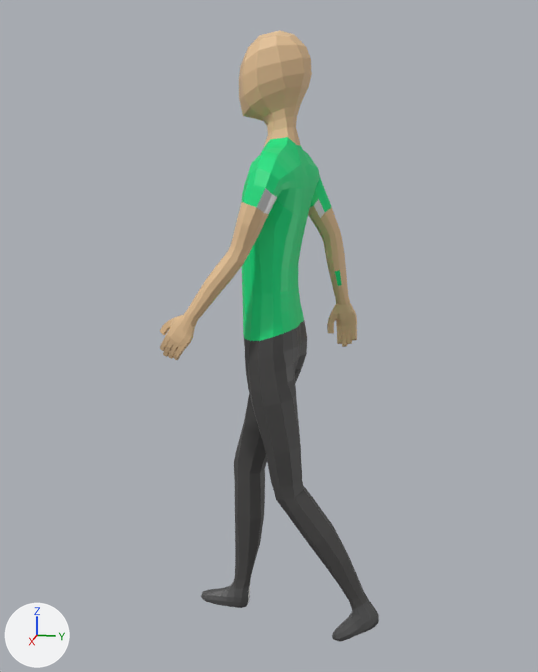
The glTF model Vue/public/Man_1.glb, before and after one commit.
Both versions are drawn from a 50 mm camera at (12.12, 2.34, 8.35) aimed at (0.14, -0.06, 5.35). Every picture has the same lights, and +X, +Y and +Z are marked at lower left. Vertices at the same position are counted once.

Objects in the first picture: 'Man'.
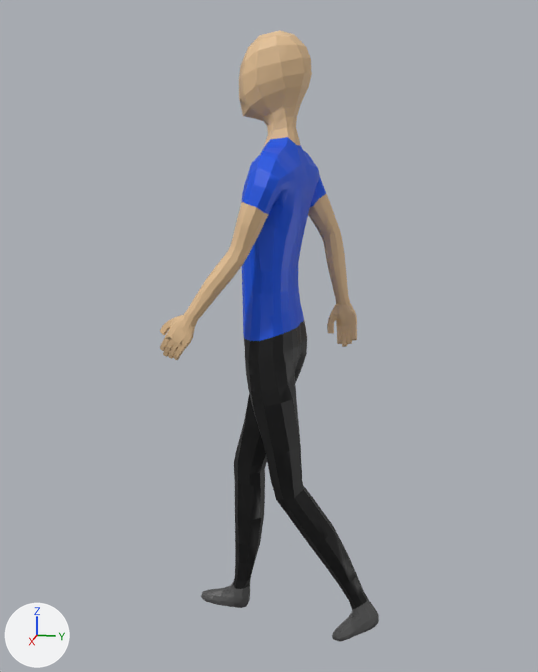
Where the change shows, as pixel boxes [x1, y1, x2, y2] in the pictures (538 x 672 px):
'Man', recoloured: [164, 82, 369, 611] in both
part 1 of me_man, added: after [160, 31, 379, 642]

The change, as a diff of the scene's bpy script:
```diff
--- a/Vue/public/Man_1.glb.py
+++ b/Vue/public/Man_1.glb.py
@@ mat_material_001 @@
 mat_material_001 = principled_material('Material.001')
-mat_material_001.base_color = (0.0, 0.801, 0.231)  # green #00e784
+mat_material_001.base_color = (0.0, 0.0882, 0.801)  # blue #0054e7
@@ mat_material_002 @@
 mat_material_002 = principled_material('Material.002')
-mat_material_002.base_color = (0.0683, 0.0663, 0.0648)  # dark grey #4a4948
+mat_material_002.base_color = (0.0, 0.0, 0.0)  # black #000000
@@ me_man @@
 # used by ob_man; location = (0.17, 0.0, 0.0)
-me_man.from_pydata(...)  # 1274 vertices, 2544 faces; spans x -1.42..1.39, y -1.58..1.97, z -0.06..10.16
+me_man.from_pydata(...)  # 5079 vertices, 5088 faces; spans x -1.42..1.39, y -1.58..1.97, z -0.06..10.16
+# me_man part 1: 3805 vertices added at x -1.42..1.39, y -1.58..1.97, z -0.06..10.16
 me_man.materials.append(mat_manmaterial)
```
